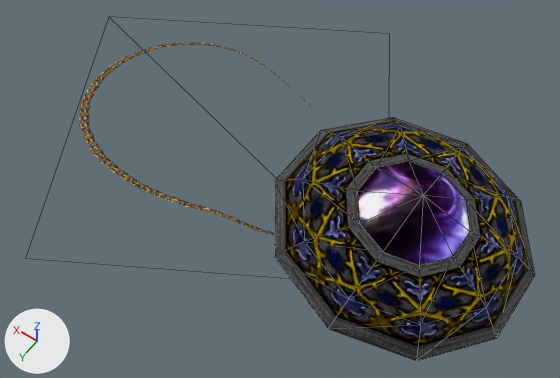
What one commit did to the glTF model assets/models/ITAM_MANA_01.glb.
Before and after are seen from a 50 mm lens placed at (-0.082, 0.1351, 0.1913), pointed at (0.0091, 0.0075, -0.0093). Lighting does not change. The marker at lower left points along +X, +Y and +Z. Mesh edges are drawn as thin lines. Vertices at the same position are counted once.
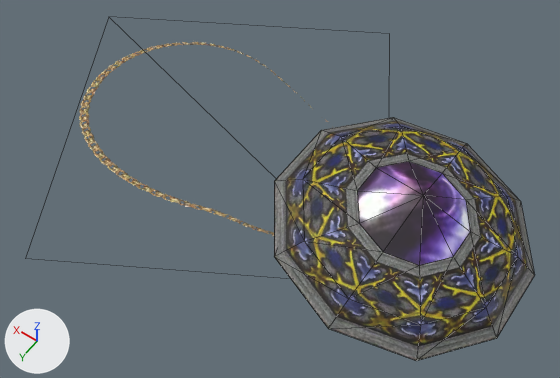
Location of each change, [x1, y1, x2, y2] in pixels of the pictures (560 x 378 px):
'Mesh', surface changed: [79, 42, 534, 361] in both

The change, as a list of edits to the scene's bpy script:
```text
Add img_itrings_1:
    img_itrings_1 = load_image('ItRings', '_unpacked/ItRings', 512, 512, 'sRGB')
Add img_itam_chain_01_1:
    img_itam_chain_01_1 = load_image('ItAm_Chain_01', '_unpacked/ItAm_Chain_01', 256, 256, 'sRGB')
Change mat_itrings:
    mat_itrings.metallic: 1.0 -> 0.0
    mat_itrings.roughness: 1.0 -> 0.5
    mat_itrings.texture: img_itrings -> img_itrings_1
Change mat_itam_chain_01:
    where n0 = _N.new('ShaderNodeBsdfPrincipled'); n0.name = 'Principled BSDF'
    remove n0.inputs[1].default_value = 1.0  # 'Metallic'
    remove n0.inputs[2].default_value = 1.0  # 'Roughness'
    where n4 = _N.new('ShaderNodeTexImage'); n4.name = 'Image Texture'
    n4.image: img_itam_chain_01 -> img_itam_chain_01_1
Change me_mesh:
    where me_mesh.from_pydata(...)  # 35 vertices, 60 faces; spans x -0.072..0.111, y -0.076..0.076, z -0.013..0.014
    used by ob_mesh; location = (0.0, 0.0, 0.0)
    me_mesh part 1: the surface is now shaded flat
```
